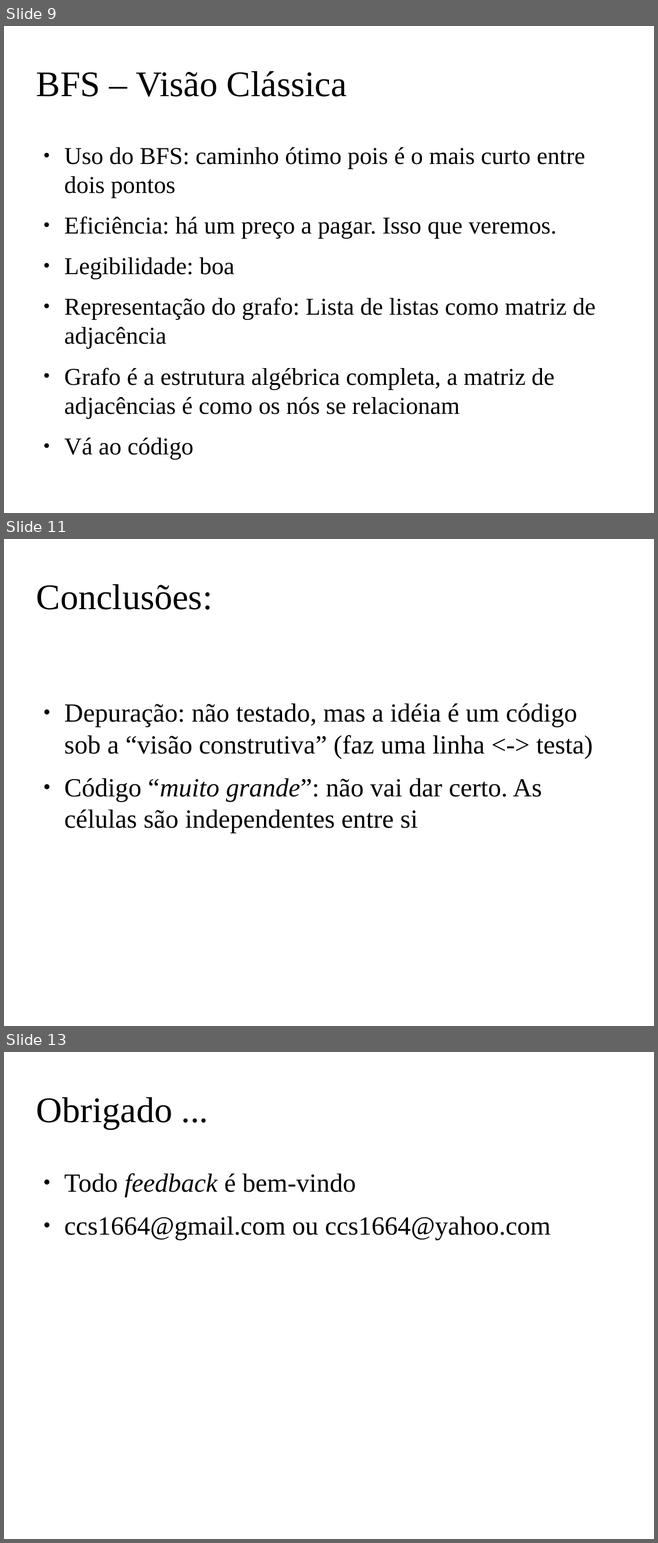
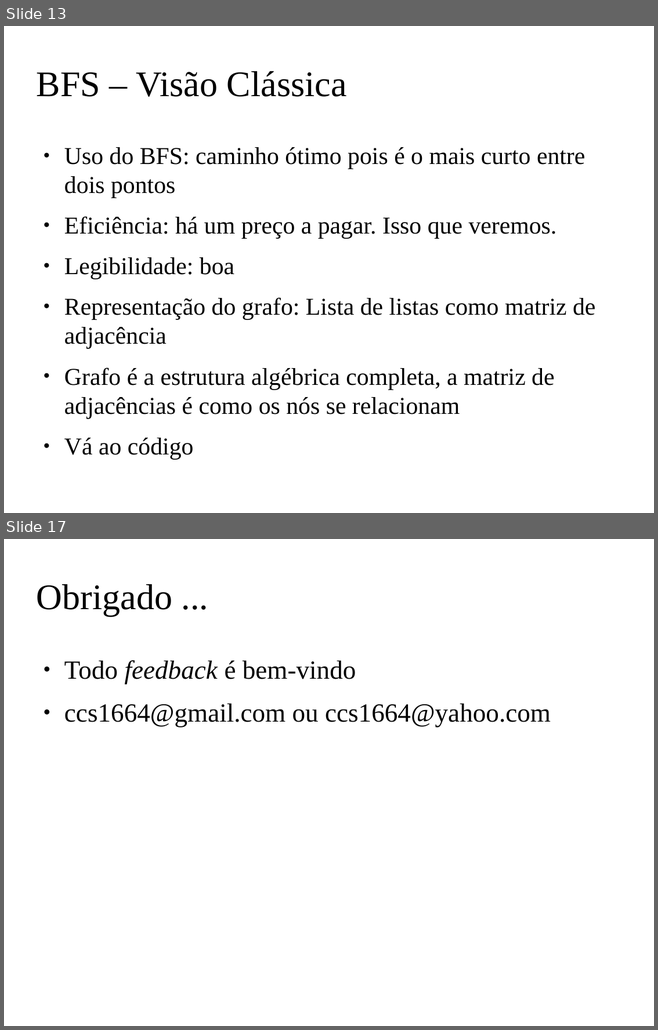
Before and after one commit to claudiosa/CCS, a slide deck: picat/YOUTUBE_BFS_PICAT/slides_bfs.odp. Shown one above the other, each under a label of ours: slides 9, 11 and 13 before the commit, slides 13 and 17 after it; the slides between them are not shown. The pictures are 658x1543 and 658x1030 pixels, drawn with LibreOffice and Linux fonts; fonts in the diff are those of the drawing; background and template pictures are left out. Boxes give left, top, right and bottom in pixels: in the first picture for what was removed or moved away, otherwise in the second. Text is boxed around its words. In the diff, an @@ line names an element or a change of style, - is before the commit and + after.

```diff
--- a/picat/YOUTUBE_BFS_PICAT/slides_bfs.odp
+++ b/picat/YOUTUBE_BFS_PICAT/slides_bfs.odp
@@ slide 11 removed at <box>4,539,654,1026</box>, background picture (left out) @@
@@ title removed at <box>36,584,212,610</box> @@
-Conclusões:
@@ text removed at <box>64,703,593,833</box> @@
-● Depuração: não testado, mas a idéia é um código sob a “visão construtiva” (faz uma linha <-> testa)
-● Código “muito grande”: não vai dar certo. As células são independentes entre si
@@ what was slide 9 is now slide 13 @@
@@ what was slide 13 is now slide 17 @@
```
Also in this commit, not shown: 9 slides changed, 5 slides added, 2 other files.
